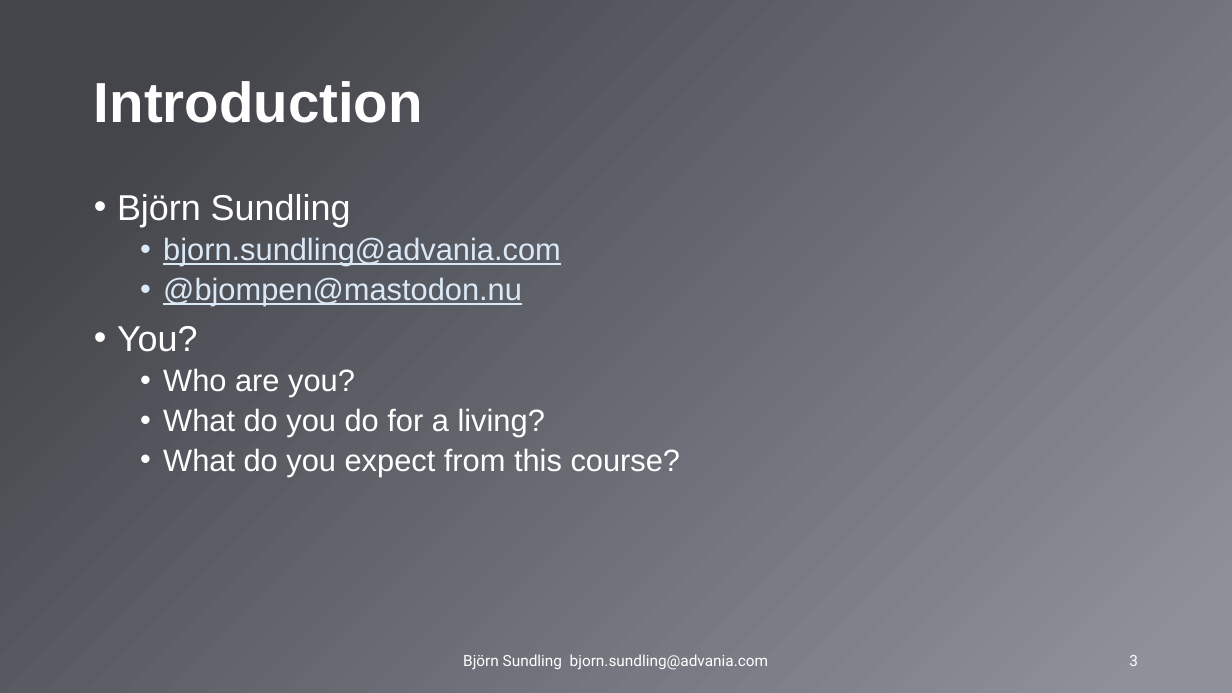
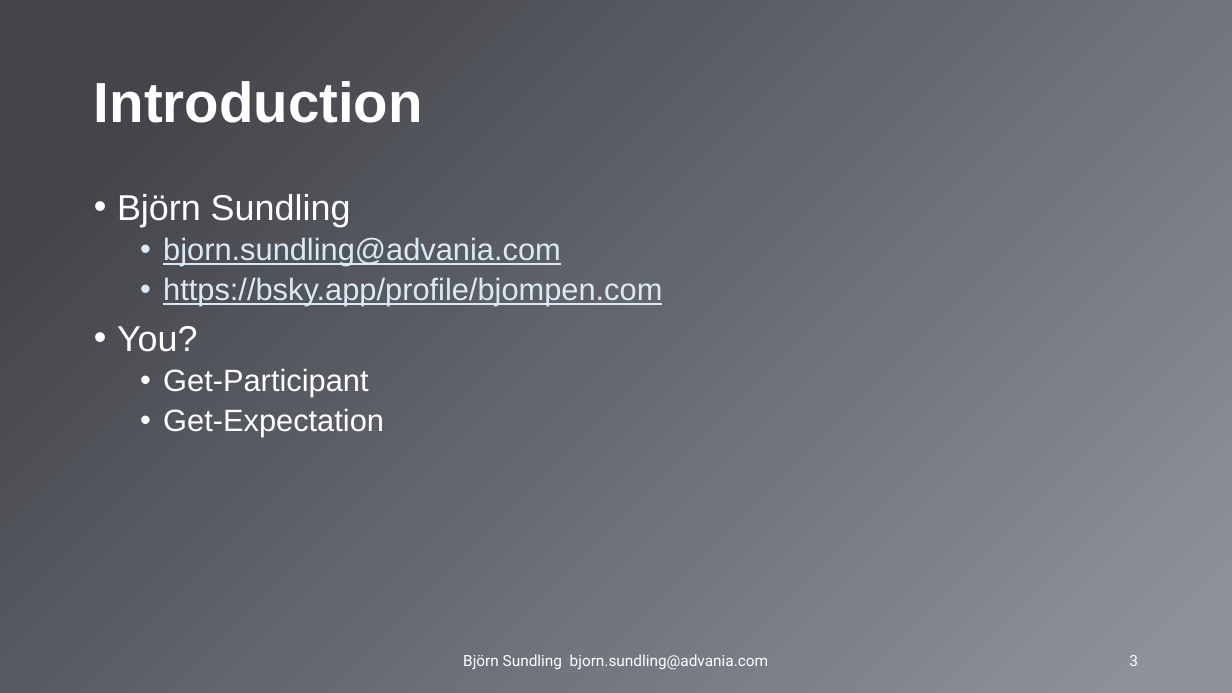
Before and after one commit to AdvaniaSE/PowerShellAdvancedFundamentals, a slide deck: slide 3 of PowerShell Advanced Fundamentals.pptx. Drawn at 1232x693 pixels with LibreOffice and Linux fonts; fonts in the diff are those of the drawing; background and template pictures are left out. Boxes give left, top, right and bottom in pixels: in the first picture for what was removed or moved away, otherwise in the second. Text is boxed around its words. In the diff, an @@ line names an element or a change of style, - is before the commit and + after.

Commit message:
update pptx

```diff
--- a/PowerShell Advanced Fundamentals.pptx
+++ b/PowerShell Advanced Fundamentals.pptx
@@ text at [163,277,662,306]: text changed @@
-  • @bjompen@mastodon.nu
+  • https://bsky.app/profile/bjompen.com
@@ text at [163,368,384,437]: text changed @@
-  • Who are you?
-  • What do you do for a living?
-  • What do you expect from this course?
+  • Get-Participant
+  • Get-Expectation
```
Also in this commit, not shown: 9 other slides changed, 3 slides added.
